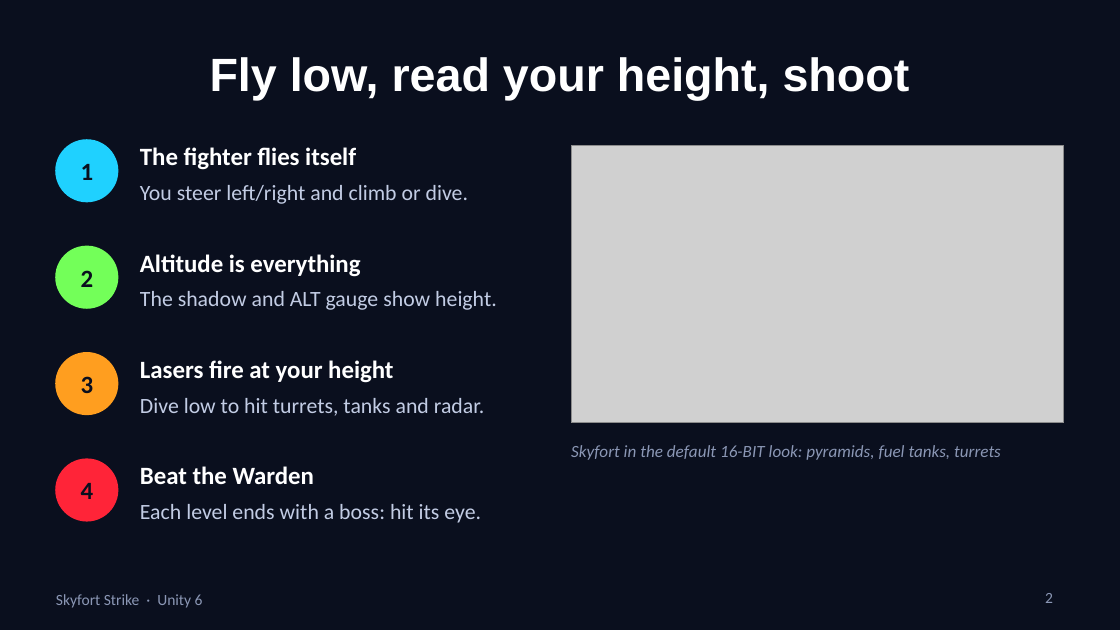
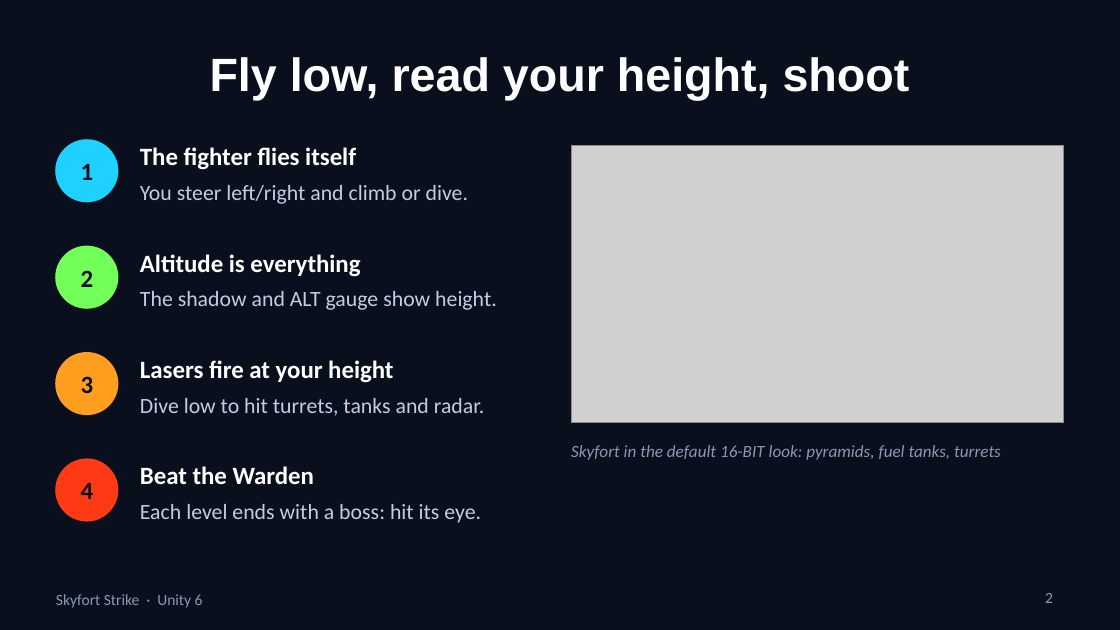
Before and after one commit to jcallinan/Unity6VideoGames, a slide deck: slide 2 of Presentation/SkyfortStrike.pptx. Drawn at 1120x630 pixels with LibreOffice and Linux fonts; fonts in the diff are those of the drawing; grey boxes stand for pictures. Boxes give left, top, right and bottom in pixels: in the first picture for what was removed or moved away, otherwise in the second. Text is boxed around its words. In the diff, an @@ line names an element or a change of style, - is before the commit and + after.

```diff
--- a/Presentation/SkyfortStrike.pptx
+++ b/Presentation/SkyfortStrike.pptx
@@ ellipse at (x1=56, y1=459, x2=118, y2=521): fill #FF2438 to #FF3A14; outline #FF2438 1 pt to #FF3A14 1 pt @@
```
Also in this commit, not shown: 5 other slides changed, 52 other files.
